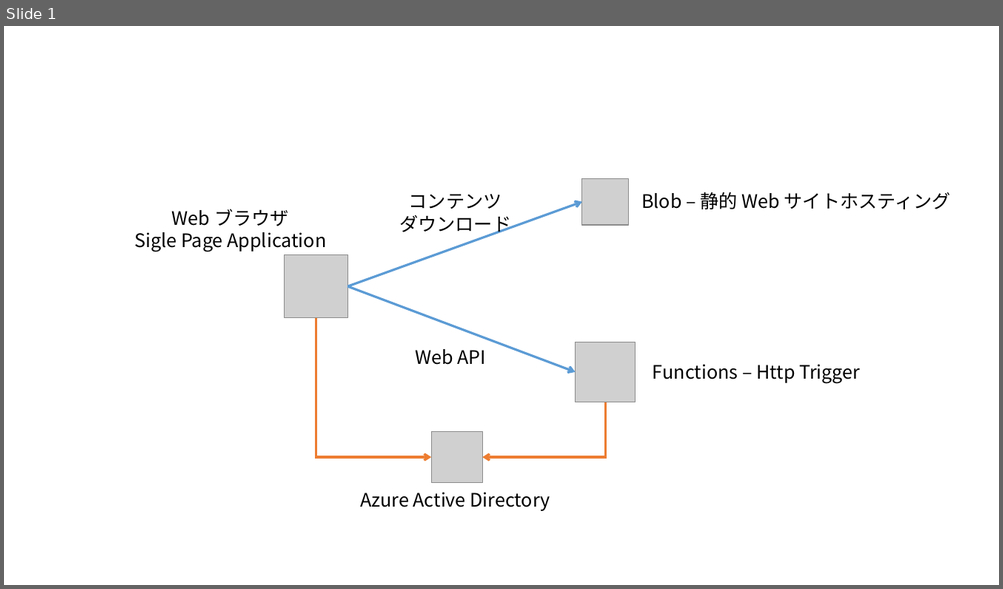
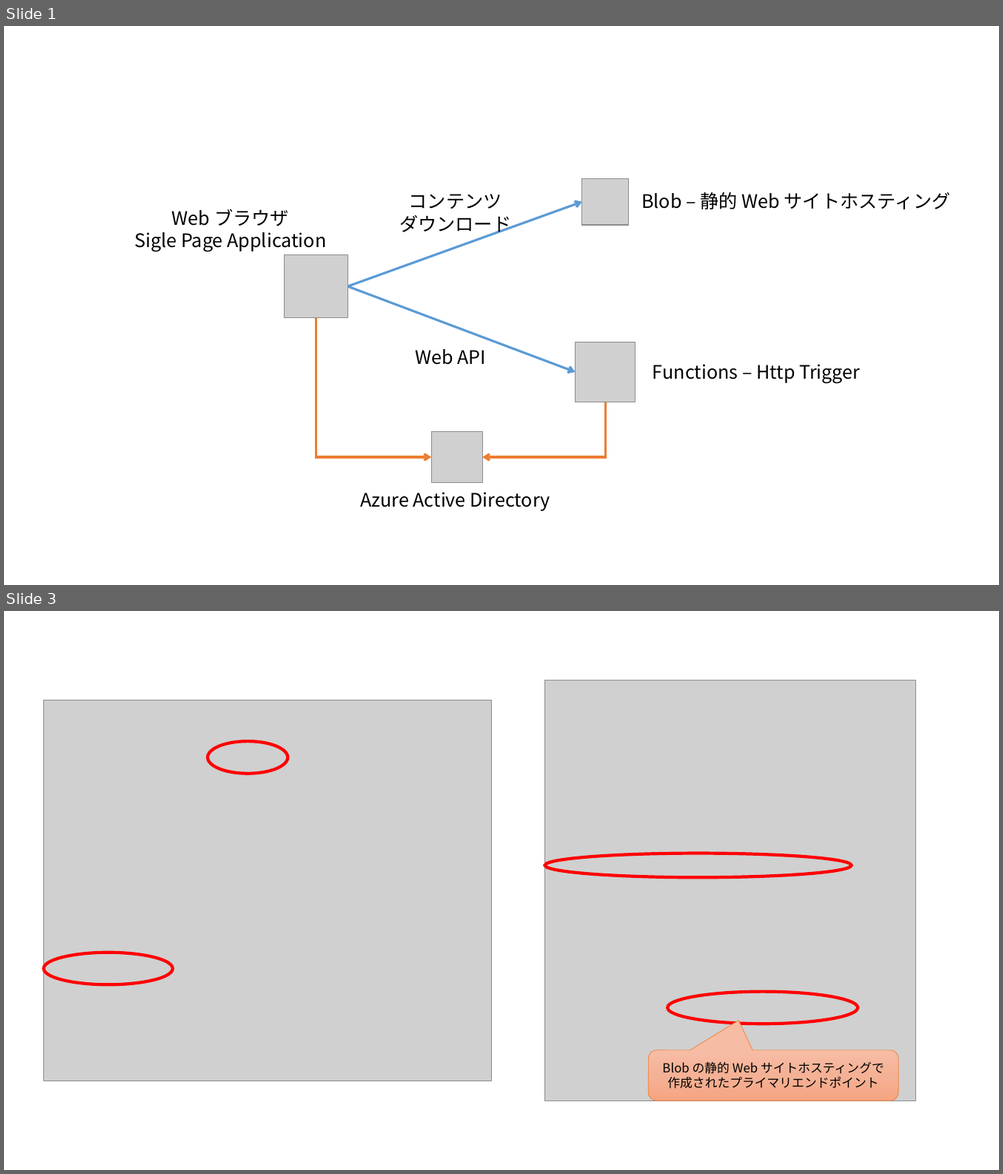
Before and after one commit to ayuina/azure-simple-serverless-webapp, a slide deck: images/figures.pptx. Shown one above the other, each under a label of ours: slide 1 before the commit, slides 1 and 3 after it; the slides between them are not shown. The pictures are 1003x589 and 1003x1174 pixels, drawn with LibreOffice and Linux fonts; fonts in the diff are those of the drawing; grey boxes stand for pictures. Boxes give left, top, right and bottom in pixels: in the first picture for what was removed or moved away, otherwise in the second. Text is boxed around its words. In the diff, an @@ line names an element or a change of style, - is before the commit and + after.

```diff
--- a/images/figures.pptx
+++ b/images/figures.pptx
@@ slide 3 added at (4, 611, 999, 1170), background #FFFFFF @@
@@ picture added at (545, 681, 916, 1101) @@
@@ picture added at (43, 700, 491, 1081) @@
@@ ellipse added at (208, 741, 287, 774), outline #FF0000 3 pt @@
@@ ellipse added at (545, 854, 851, 877), outline #FF0000 3 pt @@
@@ ellipse added at (43, 953, 173, 985), outline #FF0000 3 pt @@
@@ ellipse added at (667, 992, 857, 1025), outline #FF0000 3 pt @@
@@ rounded speech box added at (649, 1051, 899, 1101), fill gradient #F7BDA5 to #F5B196 to #F8A582, outline #ED7D31 0.5 pt, 12 pt, text #000000 @@
+Blob の静的 Web サイトホスティングで作成されたプライマリエンドポイント
```
Also in this commit, not shown: 3 other slides added, 1 slide removed, 4 other files.
